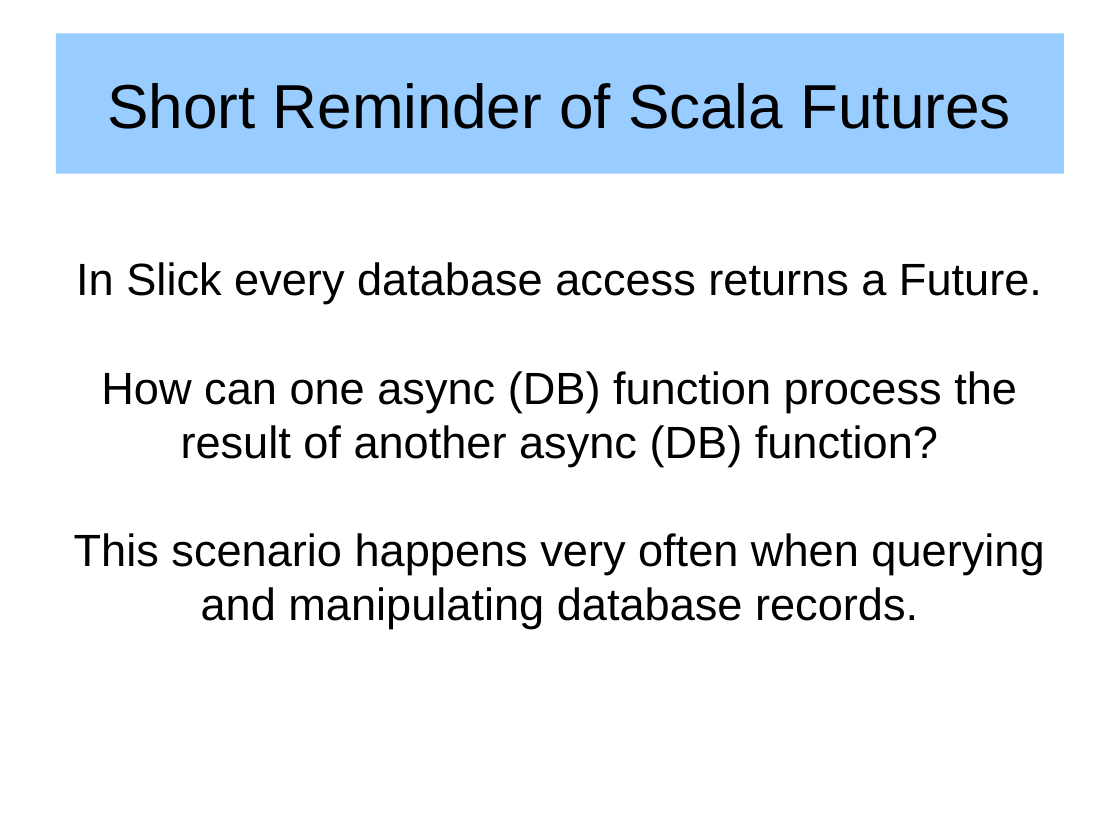
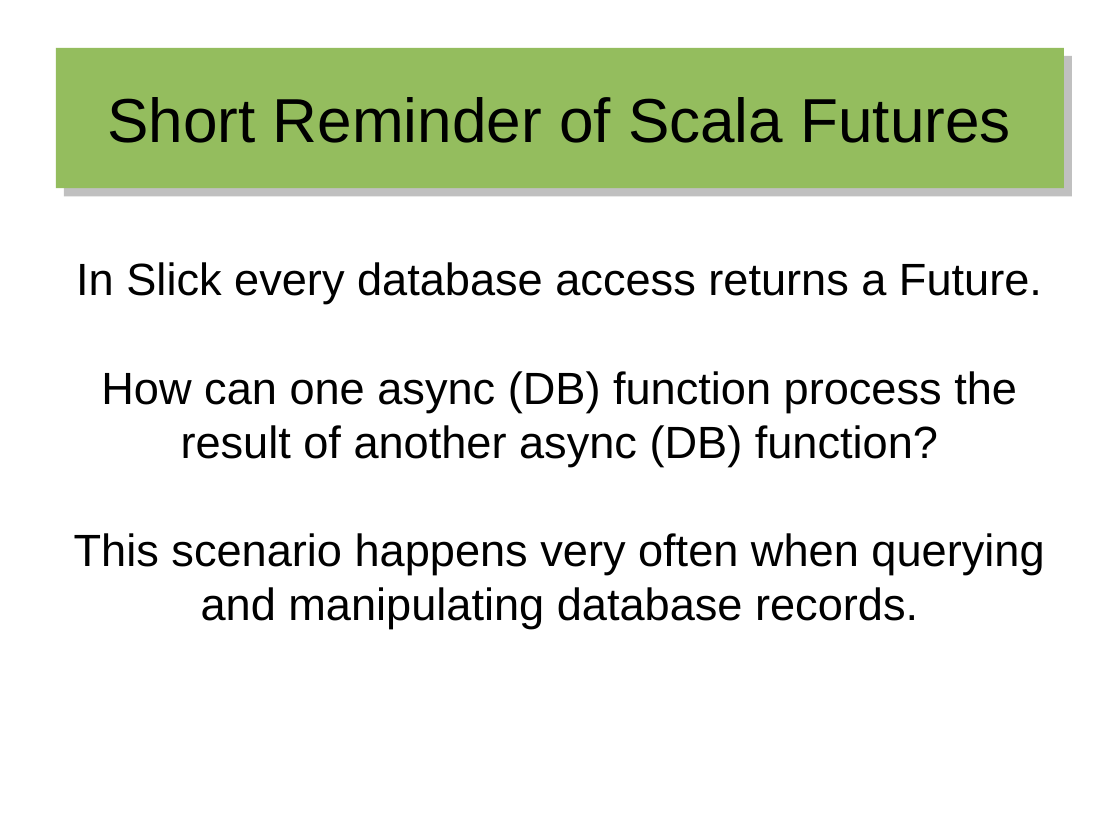
Before and after one commit to hermannhueck/MusicService, a slide deck: slide 10 of Services/MusicService-Play-Scala-Slick-NoAuth/Slides/2016-01-19_Implementing-a-many-to-many-Relationship-with-Slick.odp (slide 9 before the commit). Drawn at 1120x840 pixels with LibreOffice and Linux fonts; fonts in the diff are those of the drawing. Boxes give left, top, right and bottom in pixels: in the first picture for what was removed or moved away, otherwise in the second. Text is boxed around its words. In the diff, an @@ line names an element or a change of style, - is before the commit and + after.

```diff
--- a/Services/MusicService-Play-Scala-Slick-NoAuth/Slides/2016-01-19_Implementing-a-many-to-many-Relationship-with-Slick.odp
+++ b/Services/MusicService-Play-Scala-Slick-NoAuth/Slides/2016-01-19_Implementing-a-many-to-many-Relationship-with-Slick.odp
@@ title "Short Reminder of Scala Futures": place and size @@
-title "Short Reminder of Scala Futures" at (56,34,1064,174)
+title "Short Reminder of Scala Futures" at (56,48,1064,188)
@@ title "Short Reminder of Scala Futures" at (56,48,1064,188): fill #99CCFF to #94BD5E; shadow on @@
```
Also in this commit, not shown: 22 other slides changed, 1 slide added, 1 other file.
